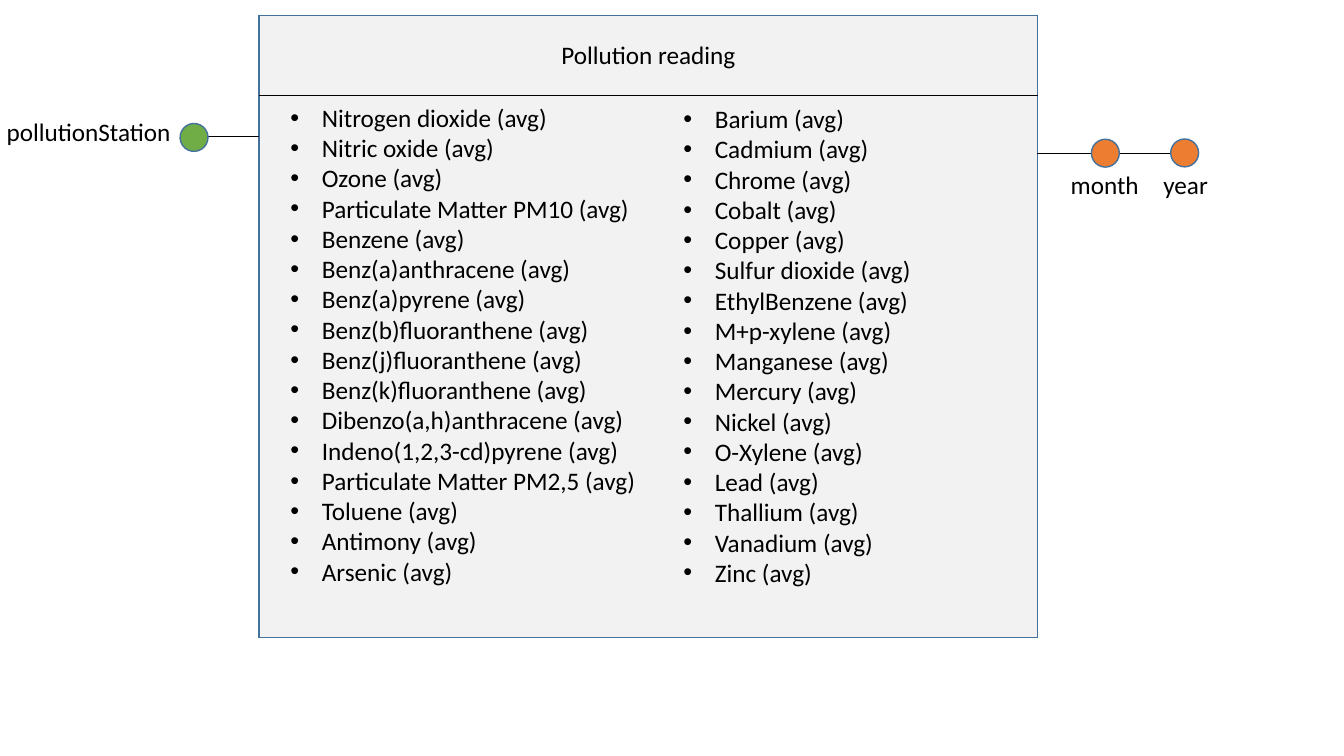
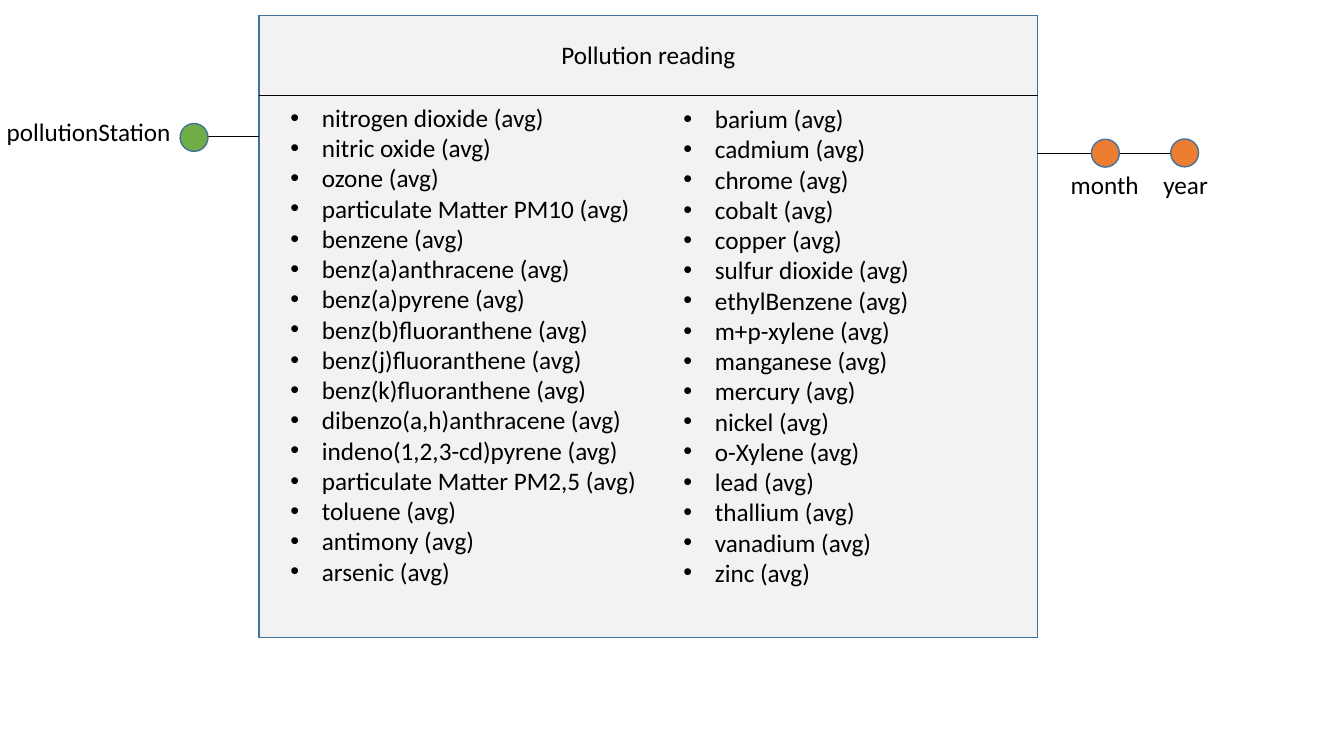
Before and after one commit to mroklom/Projet-Decisionnel-JVCTL, a slide deck: slide 2 of df-model/df-model.pptx. Drawn at 1344x756 pixels with LibreOffice and Linux fonts; fonts in the diff are those of the drawing. Boxes give left, top, right and bottom in pixels: in the first picture for what was removed or moved away, otherwise in the second. Text is boxed around its words. In the diff, an @@ line names an element or a change of style, - is before the commit and + after.

```diff
--- a/df-model/df-model.pptx
+++ b/df-model/df-model.pptx
@@ text at <box>322,109,636,586</box>: text changed @@
-• Nitrogen dioxide (avg)
-• Nitric oxide (avg)
-• Ozone (avg)
-• Particulate Matter PM10 (avg)
-• Benzene (avg)
-• Benz(a)anthracene (avg)
-• Benz(a)pyrene (avg)
-• Benz(b)fluoranthene (avg)
-• Benz(j)fluoranthene (avg)
-• Benz(k)fluoranthene (avg)
-• Dibenzo(a,h)anthracene (avg)
-• Indeno(1,2,3-cd)pyrene (avg)
-• Particulate Matter PM2,5 (avg)
-• Toluene (avg)
-• Antimony (avg)
-• Arsenic (avg)
+• nitrogen dioxide (avg)
+• nitric oxide (avg)
+• ozone (avg)
+• particulate Matter PM10 (avg)
+• benzene (avg)
+• benz(a)anthracene (avg)
+• benz(a)pyrene (avg)
+• benz(b)fluoranthene (avg)
+• benz(j)fluoranthene (avg)
+• benz(k)fluoranthene (avg)
+• dibenzo(a,h)anthracene (avg)
+• indeno(1,2,3-cd)pyrene (avg)
+• particulate Matter PM2,5 (avg)
+• toluene (avg)
+• antimony (avg)
+• arsenic (avg)
@@ text at <box>715,109,909,587</box>: text changed @@
-• Barium (avg)
-• Cadmium (avg)
-• Chrome (avg)
-• Cobalt (avg)
-• Copper (avg)
-• Sulfur dioxide (avg)
-• EthylBenzene (avg)
-• M+p-xylene (avg)
-• Manganese (avg)
-• Mercury (avg)
-• Nickel (avg)
-• O-Xylene (avg)
-• Lead (avg)
-• Thallium (avg)
-• Vanadium (avg)
-• Zinc (avg)
+• barium (avg)
+• cadmium (avg)
+• chrome (avg)
+• cobalt (avg)
+• copper (avg)
+• sulfur dioxide (avg)
+• ethylBenzene (avg)
+• m+p-xylene (avg)
+• manganese (avg)
+• mercury (avg)
+• nickel (avg)
+• o-Xylene (avg)
+• lead (avg)
+• thallium (avg)
+• vanadium (avg)
+• zinc (avg)
```
Also in this commit, not shown: 7 other files.
